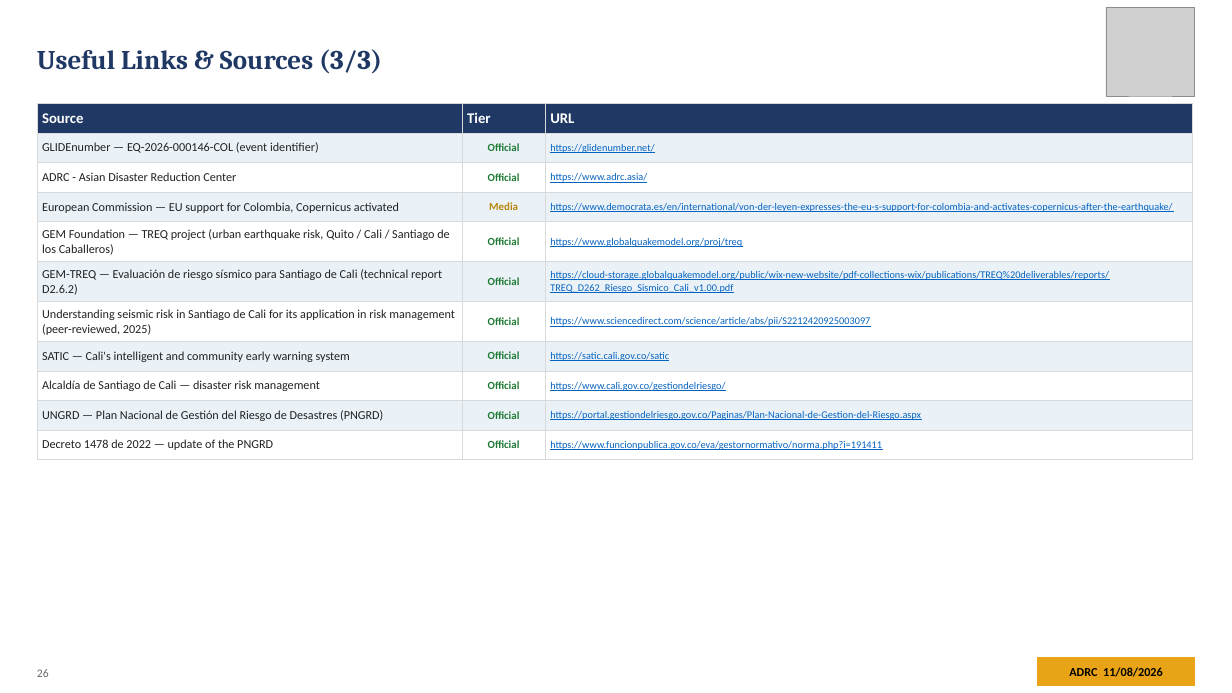
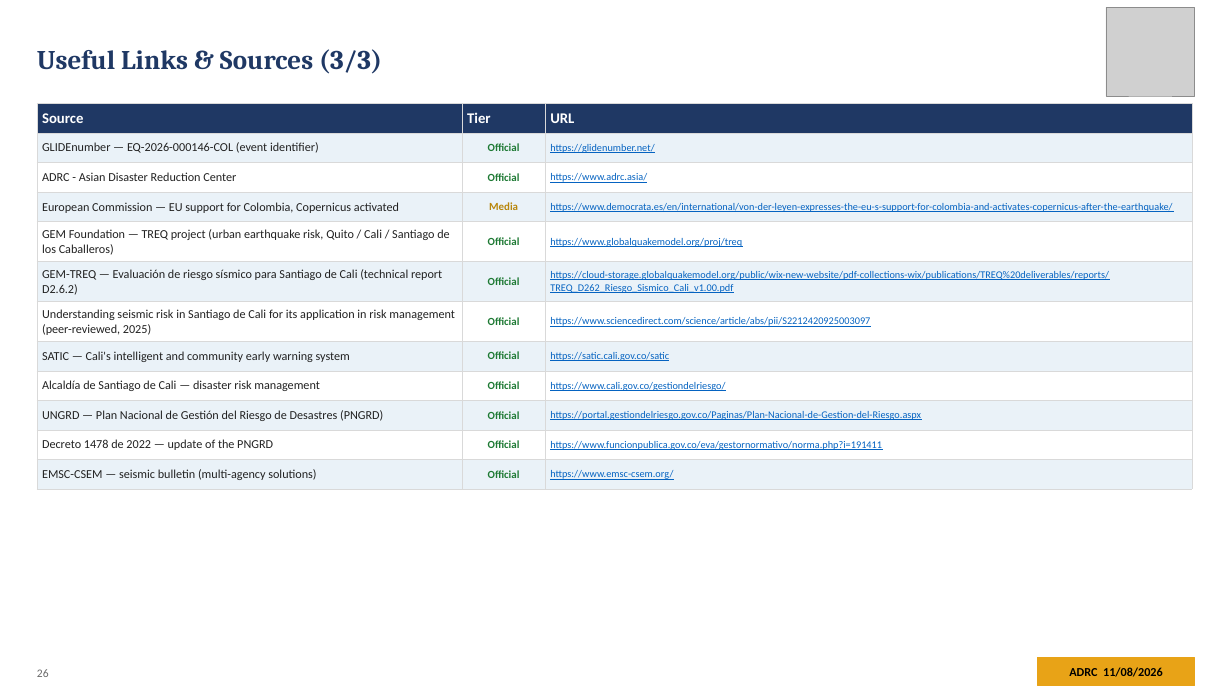
Before and after one commit to kochobi-max/whatsmap, a slide deck: slide 26 of reports/colombia_eq_20260810/output/ADRC_EQ_COL_Choco_20260810_EN.pptx. Drawn at 1232x693 pixels with LibreOffice and Linux fonts; fonts in the diff are those of the drawing; grey boxes stand for pictures. Boxes give left, top, right and bottom in pixels: in the first picture for what was removed or moved away, otherwise in the second. Text is boxed around its words. In the diff, an @@ line names an element or a change of style, - is before the commit and + after.

```diff
--- a/reports/colombia_eq_20260810/output/ADRC_EQ_COL_Choco_20260810_EN.pptx
+++ b/reports/colombia_eq_20260810/output/ADRC_EQ_COL_Choco_20260810_EN.pptx
@@ table at (x1=37, y1=104, x2=1192, y2=484) @@
+row 12: EMSC-CSEM — seismic bulletin (multi-agency solutions) | Official | https://www.emsc-csem.org/
```
Also in this commit, not shown: 1 other slide changed, 7 other files.
